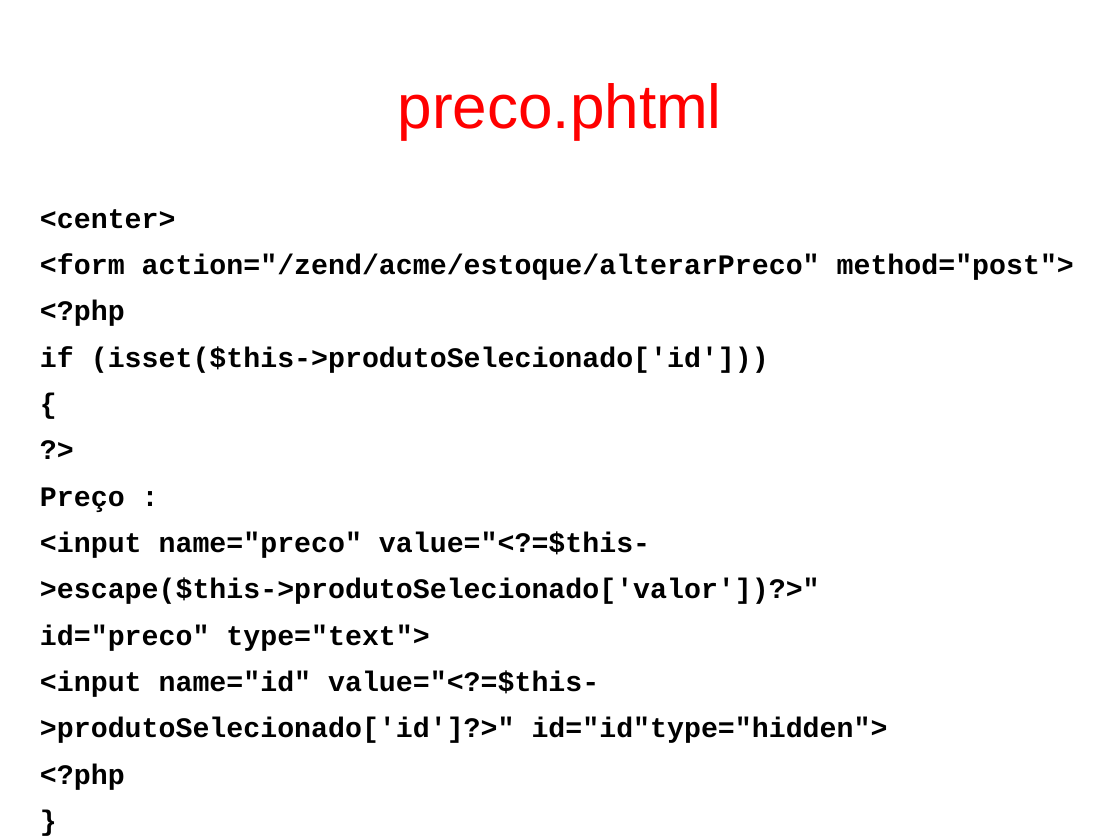
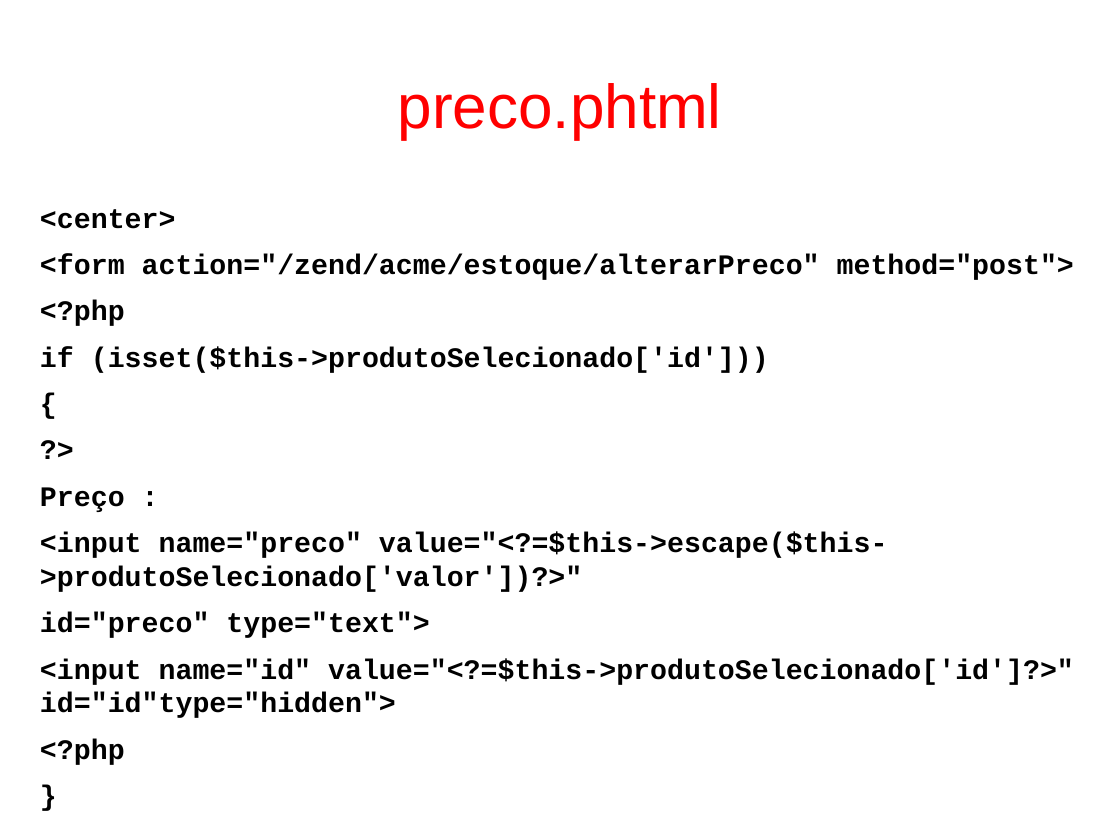
Before and after one commit to fgsl/lojasacme, a slide deck: slide 144 of docs/tutorial.odp (slide 145 before the commit). Drawn at 1120x840 pixels with LibreOffice and Linux fonts; fonts in the diff are those of the drawing. Boxes give left, top, right and bottom in pixels: in the first picture for what was removed or moved away, otherwise in the second. Text is boxed around its words. In the diff, an @@ line names an element or a change of style, - is before the commit and + after.

```diff
--- a/docs/tutorial.odp
+++ b/docs/tutorial.odp
@@ text at box(40, 532, 888, 592): text changed @@
-<input name="preco" value="<?=$this-
->escape($this->produtoSelecionado['valor'])?>"
+<input name="preco" value="<?=$this->escape($this->produtoSelecionado['valor'])?>"
@@ text at box(40, 659, 1074, 718): text changed @@
-<input name="id" value="<?=$this-
->produtoSelecionado['id']?>" id="id"type="hidden">
+<input name="id" value="<?=$this->produtoSelecionado['id']?>" id="id"type="hidden">
```
Also in this commit, not shown: 11 other slides changed, 7 slides added, 1 slide removed.
